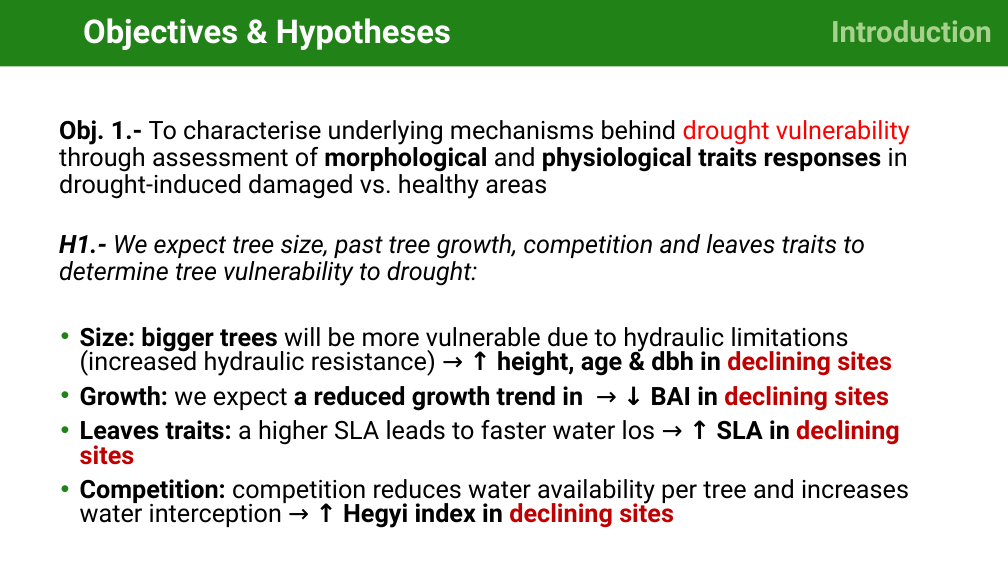
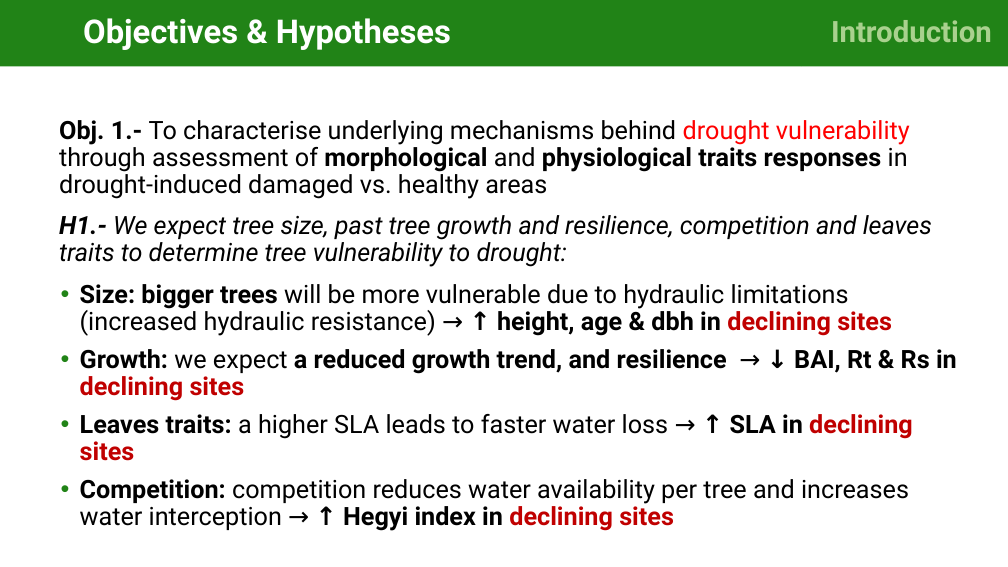
Before and after one commit to cris-fernandez/Tesis_Individuo, a slide deck: slide 6 of 06_ppts/exploratory_analysis_figures_v3-CFB-CG.pptx. Drawn at 1008x567 pixels with LibreOffice and Linux fonts; fonts in the diff are those of the drawing. Boxes give left, top, right and bottom in pixels: in the first picture for what was removed or moved away, otherwise in the second. Text is boxed around its words. In the diff, an @@ line names an element or a change of style, - is before the commit and + after.

```diff
--- a/06_ppts/exploratory_analysis_figures_v3-CFB-CG.pptx
+++ b/06_ppts/exploratory_analysis_figures_v3-CFB-CG.pptx
@@ text at [59, 215, 932, 267]: text changed @@
-H1.- We expect tree size, past tree growth, competition and leaves traits to determine tree vulnerability to drought:
+H1.- We expect tree size, past tree growth and resilience, competition and leaves traits to determine tree vulnerability to drought:
@@ text "Size: bigger trees will be ...": place and size @@
-text "Size: bigger trees will be ..." at [80, 327, 909, 528]
+text "Size: bigger trees will be ..." at [80, 284, 957, 531]
@@ text at [80, 284, 909, 531]: line spacing 0.8 to 0.9 @@
@@ text at [80, 349, 957, 461]: text changed @@
-• Growth: we expect a reduced growth trend in → ↓ BAI in declining sites
-• Leaves traits: a higher SLA leads to faster water los → ↑ SLA in declining sites
+• Growth: we expect a reduced growth trend, and resilience → ↓ BAI, Rt & Rs in declining sites
+• Leaves traits: a higher SLA leads to faster water loss → ↑ SLA in declining sites
```
Also in this commit, not shown: 4 other slides changed, 5 other files.
